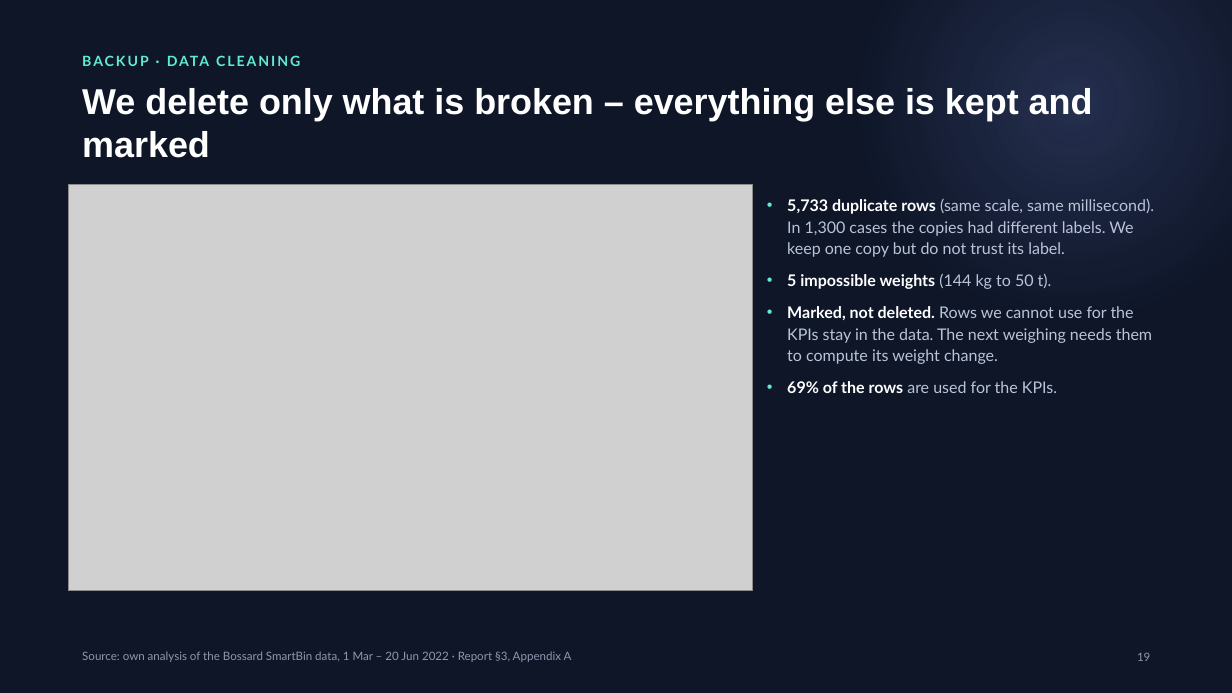
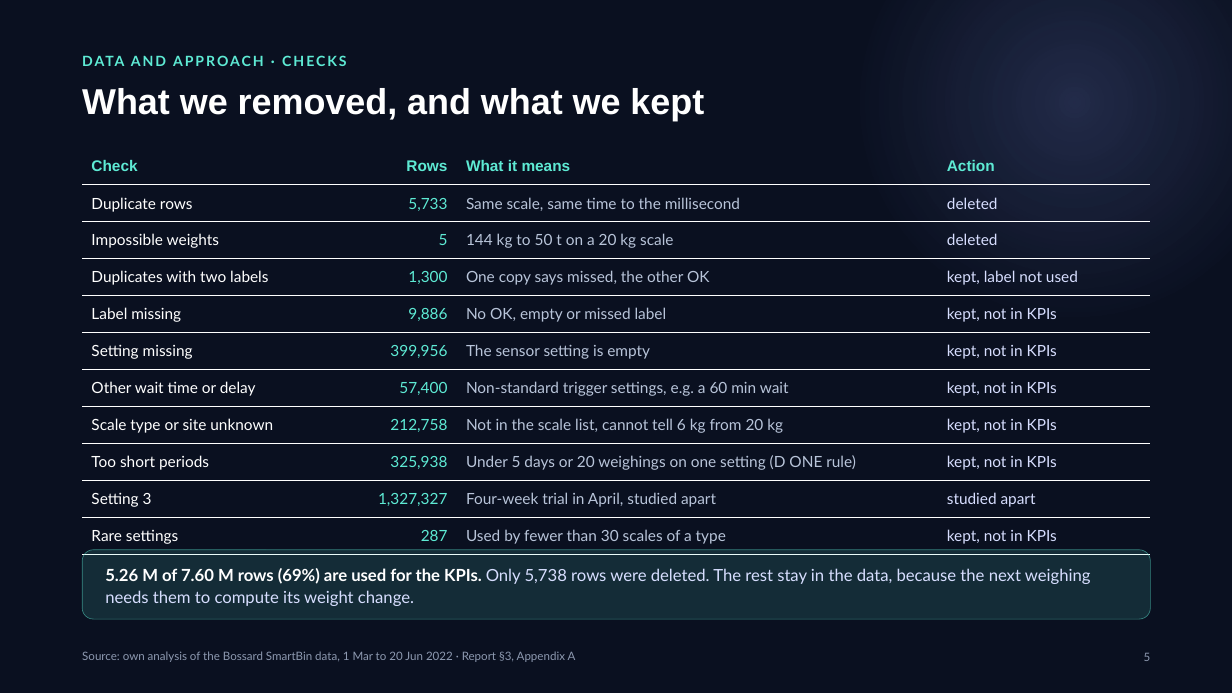
Before and after one commit to erenalpckroglu/smartbin-sensor-optimization, a slide deck: slide 5 of presentation/SmartBin – CTO presentation.pptx (slide 19 before the commit). Drawn at 1232x693 pixels with LibreOffice and Linux fonts; fonts in the diff are those of the drawing; grey boxes stand for pictures. Boxes give left, top, right and bottom in pixels: in the first picture for what was removed or moved away, otherwise in the second. Text is boxed around its words. In the diff, an @@ line names an element or a change of style, - is before the commit and + after.

```diff
--- a/presentation/SmartBin – CTO presentation.pptx
+++ b/presentation/SmartBin – CTO presentation.pptx
@@ background #0E1628 to #0A1020 @@
@@ text at [82,88,704,121]: text changed @@
-We delete only what is broken – everything else is kept and marked
+What we removed, and what we kept
@@ table added at [82,148,1150,555], 11 rows, 4 columns @@
+Check | Rows | What it means | Action
+Duplicate rows | 5,733 | Same scale, same time to the millisecond | deleted
+Impossible weights | 5 | 144 kg to 50 t on a 20 kg scale | deleted
+Duplicates with two labels | 1,300 | One copy says missed, the other OK | kept, label not used
+Label missing | 9,886 | No OK, empty or missed label | kept, not in KPIs
+Setting missing | 399,956 | The sensor setting is empty | kept, not in KPIs
+Other wait time or delay | 57,400 | Non-standard trigger settings, e.g. a 60 min wait | kept, not in KPIs
+Scale type or site unknown | 212,758 | Not in the scale list, cannot tell 6 kg from 20 kg | kept, not in KPIs
+Too short periods | 325,938 | Under 5 days or 20 weighings on one setting (D ONE rule) | kept, not in KPIs
+Setting 3 | 1,327,327 | Four-week trial in April, studied apart | studied apart
+Rare settings | 287 | Used by fewer than 30 scales of a type | kept, not in KPIs
@@ picture removed at [68,184,752,591] @@
@@ text removed at [787,199,1154,393] @@
-• 5,733 duplicate rows (same scale, same millisecond). In 1,300 cases the copies had different labels. We keep one copy but do not trust its label.
-• 5 impossible weights (144 kg to 50 t).
-• Marked, not deleted. Rows we cannot use for the KPIs stay in the data. The next weighing needs them to compute its weight change.
-• 69% of the rows are used for the KPIs.
@@ rounded rectangle added at [82,550,1151,619], fill #5EEAD4 at 13% opacity, outline #5EEAD4 0.5 pt @@
@@ text added at [105,568,1091,606], 13 pt, text #D7DEFF @@
+5.26 M of 7.60 M rows (69%) are used for the KPIs. Only 5,738 rows were deleted. The rest stay in the data, because the next weighing needs them to compute its weight change.
@@ text at [857,568,892,583]: text changed @@
-BACKUP · DATA CLEANING
+DATA AND APPROACH · CHECKS
@@ text at [82,651,576,662]: text changed @@
-Source: own analysis of the Bossard SmartBin data, 1 Mar – 20 Jun 2022 · Report §3, Appendix A
+Source: own analysis of the Bossard SmartBin data, 1 Mar to 20 Jun 2022 · Report §3, Appendix A
@@ text at [1144,653,1151,661]: text changed @@
-19
+5
```
Also in this commit, not shown: 21 other slides changed, 2 slides added, 24 other files.
